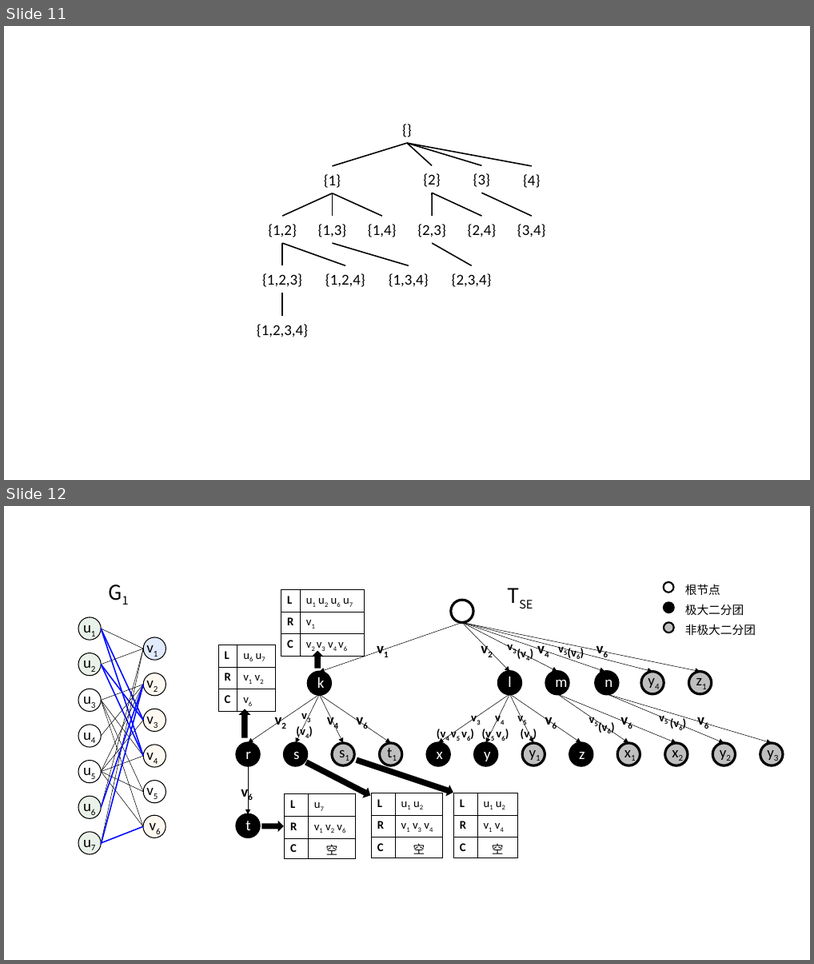
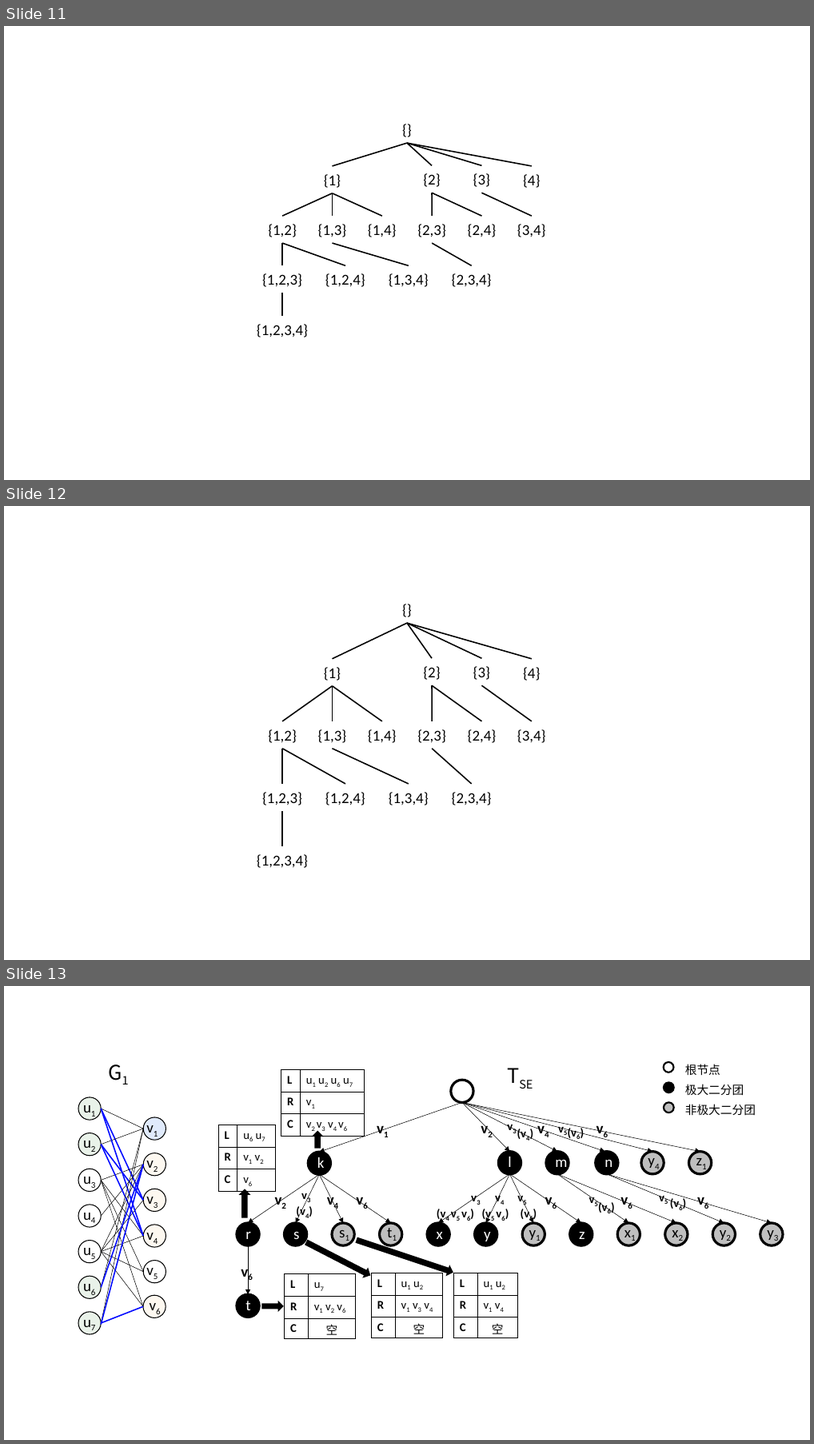
Before and after one commit to Pz1996/zjuthesis, a slide deck: figure/plot.pptx. Shown one above the other, each under a label of ours: slides 11 and 12 before the commit, slides 11, 12 and 13 after it. The pictures are 814x964 and 814x1444 pixels, drawn with LibreOffice and Linux fonts; fonts in the diff are those of the drawing. Boxes give left, top, right and bottom in pixels: in the first picture for what was removed or moved away, otherwise in the second. Text is boxed around its words. In the diff, an @@ line names an element or a change of style, - is before the commit and + after.

```diff
--- a/figure/plot.pptx
+++ b/figure/plot.pptx
@@ slide 12 added at (4, 506, 810, 960), background #FFFFFF @@
@@ text added at (374, 596, 441, 623), 18 pt, text #000000 @@
+{}
@@ line added from (407, 623) to (333, 659), #000000 1.5 pt @@
@@ line added from (407, 623) to (432, 659), #000000 1.5 pt @@
@@ line added from (407, 623) to (482, 659), #000000 1.5 pt @@
@@ line added from (407, 623) to (532, 659), #000000 1.5 pt @@
@@ group added at (324, 666, 540, 680): 4 texts @@
+{1}
+{2}
+{3}
+{4}
@@ line added from (333, 686) to (283, 721), #000000 1.5 pt @@
@@ line added from (333, 686) to (333, 721), #000000 1.5 pt @@
@@ line added from (333, 686) to (382, 721), #000000 1.5 pt @@
@@ line added from (432, 686) to (432, 721), #000000 1.5 pt @@
@@ line added from (432, 686) to (482, 721), #000000 1.5 pt @@
@@ line added from (482, 686) to (532, 721), #000000 1.5 pt @@
@@ group added at (268, 729, 546, 743): 6 texts @@
+{1,2}
+{1,3}
+{1,4}
+{2,3}
+{2,4}
+{3,4}
@@ line added from (283, 784) to (283, 748), #000000 1.5 pt @@
@@ line added from (346, 784) to (283, 748), #000000 1.5 pt @@
@@ line added from (409, 784) to (333, 748), #000000 1.5 pt @@
@@ line added from (472, 784) to (432, 748), #000000 1.5 pt @@
@@ group added at (262, 792, 492, 805): 4 texts @@
+{1,2,3}
+{1,2,4}
+{1,3,4}
+{2,3,4}
@@ line added from (283, 846) to (283, 811), #000000 1.5 pt @@
@@ text added at (257, 854, 308, 868), 18 pt, text #000000 @@
+{1,2,3,4}
@@ what was slide 12 is now slide 13 @@
```
Also in this commit, not shown: 3 slides changed, 25 other files.
